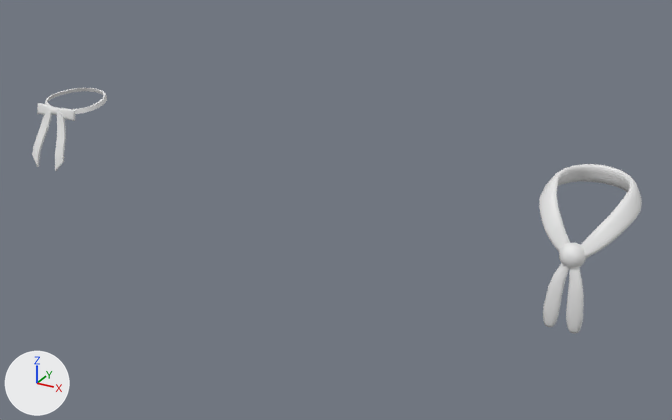
One commit to the Blender file Attires/Attires_Accessories/Attires_Accessories_Neckwears/Attires_Accessories_Neckwears_ALL.blend: the scene before it, then after it.
Both versions are drawn from a 50 mm camera at (10.917, -1.914, 2.311) aimed at (10.005, -0.256, 1.482). Every picture has the same lights, and +X, +Y and +Z are marked at lower left. The first picture is the older version.

Names of what the first picture shows: 'Attire_Accessory_Neckwear_Neckerchief', 'Attire_Accessory_Neckwear_WesternTie'.
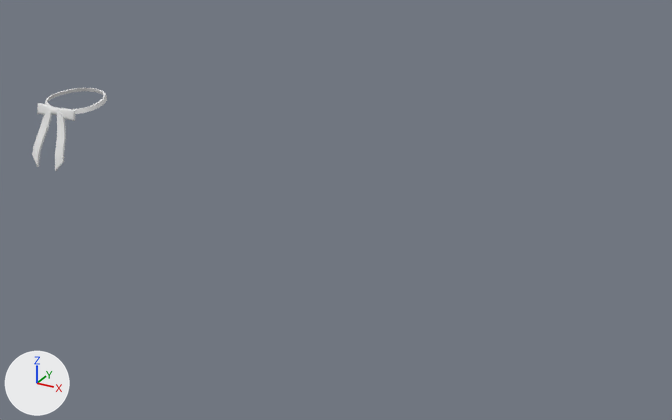
Where the change shows, as pixel boxes [x1, y1, x2, y2] in the pictures (672 x 420 px):
'Attire_Accessory_Neckwear_Neckerchief', deleted: before [539, 164, 642, 334]

Edits to the bpy script that builds the scene:
```text
Remove ob_attire_accessory_neckwear_neckerchief:
    ob_attire_accessory_neckwear_neckerchief = bpy.data.objects.new('Attire_Accessory_Neckwear_Neckerchief', me_attire_accessory_neckwear_neckerchief)
    ob_attire_accessory_neckwear_neckerchief.location = (10.5, -0.001, 0.001)
```
